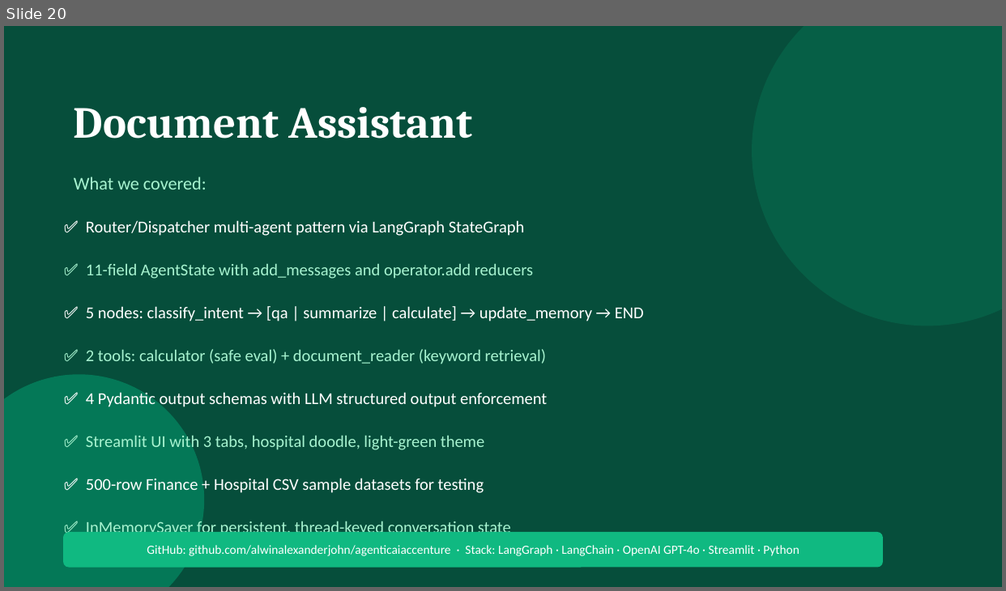
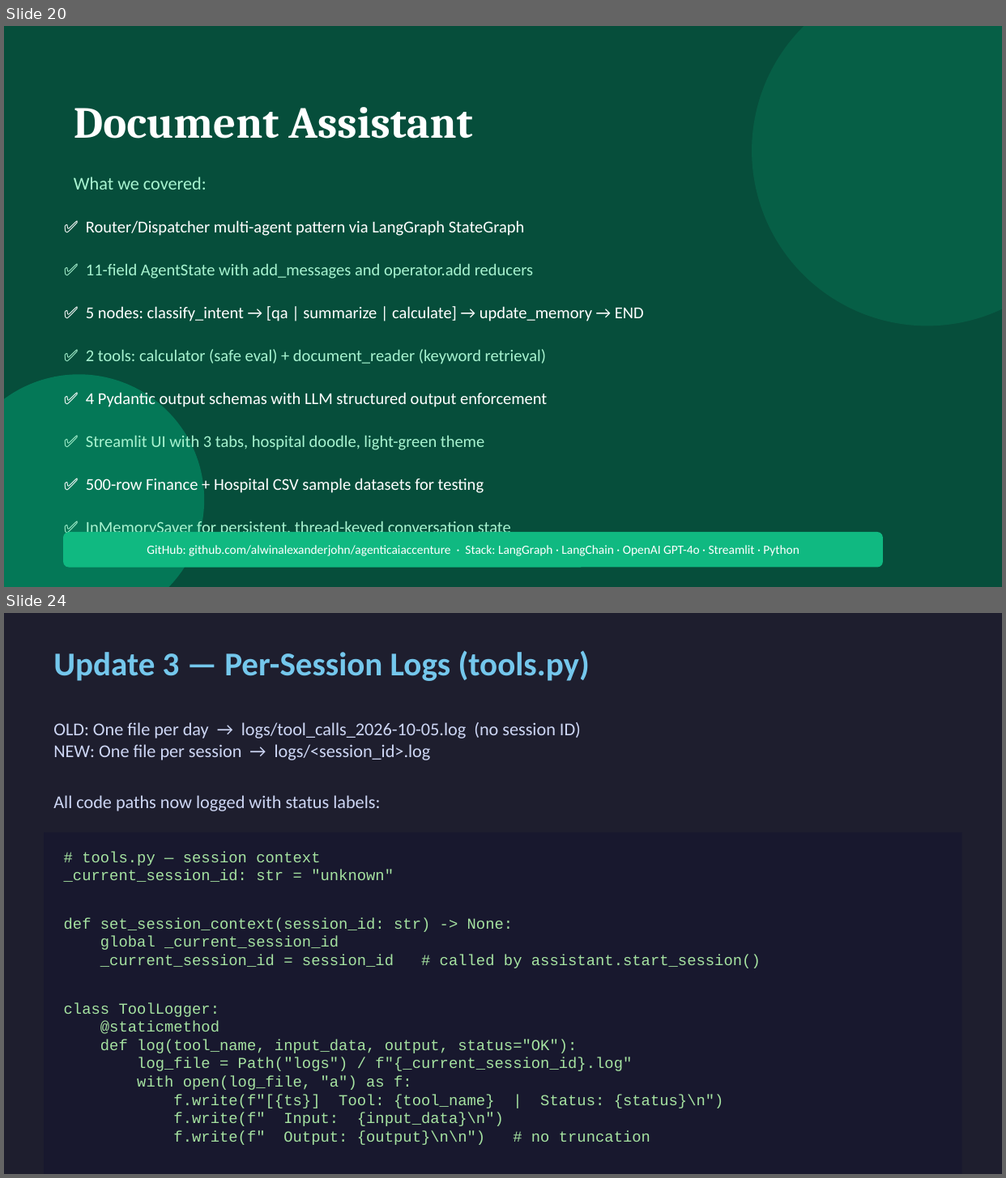
Before and after one commit to alwinalexanderjohn/agenticaiaccenture, a slide deck: Document_Assistant.pptx. Shown one above the other, each under a label of ours: slide 20 before the commit, slides 20 and 24 after it; the slides between them are not shown. The pictures are 1006x591 and 1006x1178 pixels, drawn with LibreOffice and Linux fonts; fonts in the diff are those of the drawing. Boxes give left, top, right and bottom in pixels: in the first picture for what was removed or moved away, otherwise in the second. Text is boxed around its words. In the diff, an @@ line names an element or a change of style, - is before the commit and + after.

```diff
--- a/Document_Assistant.pptx
+++ b/Document_Assistant.pptx
@@ slide 24 added at [4,613,1002,1174], background #1E1E2E @@
@@ text added at [53,650,590,681], 24 pt, text #74C7EC, bold @@
+Update 3 — Per-Session Logs (tools.py)
@@ text added at [53,722,581,811], 13 pt, text #CDD6F4 @@
+OLD: One file per day → logs/tool_calls_2026-10-05.log (no session ID)
+NEW: One file per session → logs/<session_id>.log
+All code paths now logged with status labels:
@@ rectangle added at [44,833,962,1174], fill #18182E @@
@@ text added at [64,852,761,1145], 11 pt, text #A6E3A1 @@
+# tools.py — session context
+_current_session_id: str = "unknown"
+def set_session_context(session_id: str) -> None:
+global _current_session_id
+_current_session_id = session_id # called by assistant.start_session()
+class ToolLogger:
+@staticmethod
+def log(tool_name, input_data, output, status="OK"):
+log_file = Path("logs") / f"{_current_session_id}.log"
+with open(log_file, "a") as f:
+f.write(f"[{ts}] Tool: {tool_name} | Status: {status}\n")
+f.write(f" Input: {input_data}\n")
+f.write(f" Output: {output}\n\n") # no truncation
+# Status labels: LIST | EXACT_MATCH | KEYWORD_MATCH | FALLBACK_ALL
+# NO_MATCH | ERROR | INVALID_INPUT | ZERO_DIVISION | FALLBACK
```
Also in this commit, not shown: 7 other slides added, 1 other file.
